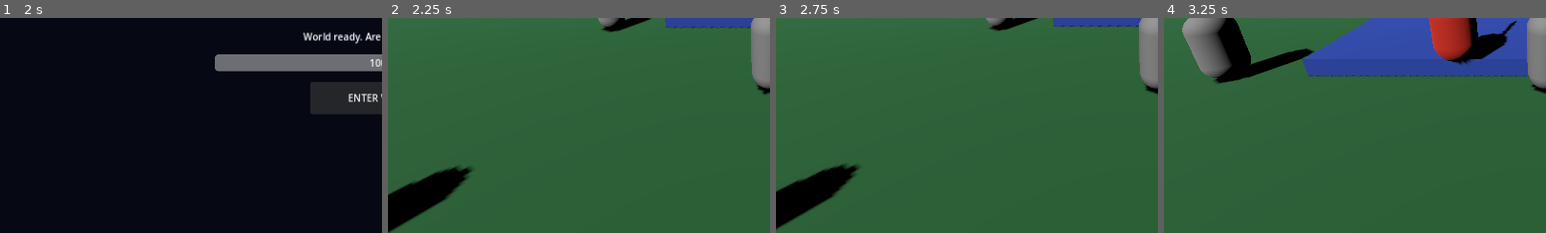
Above: before the commit, frames 1-4 (left to right).
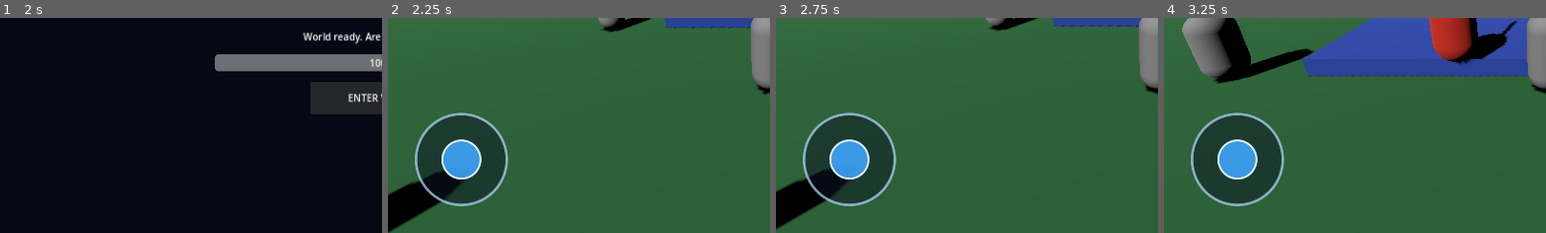
Above: after the commit, the same moments.

Repository: arasamuthu7-maker/Ultimate-Power-
Game: Godot game, scene res://LoadingScreen.tscn
Same seed, same stepped clock (60 frames per second), same inputs: the game is played once before the commit and once after it.
Inputs (mouse positions are % of the whole screen's width and height, from its top left):
- Up to frame 1 (2 s): tap Enter at 0.5 s; move the mouse to (72, 45) at 0.52 s; hold Right (ui_right) 0.53-1.25 s; tap 1 at 0.6 s; click (72, 45) at 0.67 s; drag from (30, 55) to (45, 70) at 1.27 s
- Up to frame 2 (2.25 s): click "ENTER WORLD" at 2 s
- Up to frame 3 (2.75 s): no input
- Up to frame 4 (3.25 s): move the mouse to (60, 28) at 2.77 s; hold Right (ui_right) from 2.78 s (still down); tap 3 at 2.85 s
The pictures show only the part of the screen within x 0-50%, y 50-100%; the shares and areas given below are measured in that part.

Frame 1 is identical in both runs. In frame 2, 7.6% of the frame differs, in the area x 7-32%, y 44-88%; in frame 3, 7.6%; in frame 4, 8.4%.

Commit message:
Add mobile joystick controls to main world

Diff:
--- a/Main.tscn
+++ b/Main.tscn
@@ -7,6 +7,7 @@
 [ext_resource type="Script" path="res://GameHUD.gd" id="5_hud"]
 [ext_resource type="Script" path="res://EnemySpawner.gd" id="6_spawner"]
 [ext_resource type="PackedScene" path="res://NPC.tscn" id="7_npc"]
+[ext_resource type="PackedScene" path="res://MobileControls.tscn" id="8_mobile"]
 
 [sub_resource type="PlaneMesh" id="PlaneMesh_ground"]
 size = Vector2(80, 80)
@@ -116,6 +117,8 @@
 [node name="GameHUD" type="CanvasLayer" parent="."]
 script = ExtResource("5_hud")
 
+[node name="MobileControls" parent="." instance=ExtResource("8_mobile")]
+
 [node name="Camera3D" type="Camera3D" parent="Player"]
 position = Vector3(0, 3, 6)
 rotation = Vector3(-0.35, 0, 0)
Not shown: 1 places in Main.tscn that only renumber resources
